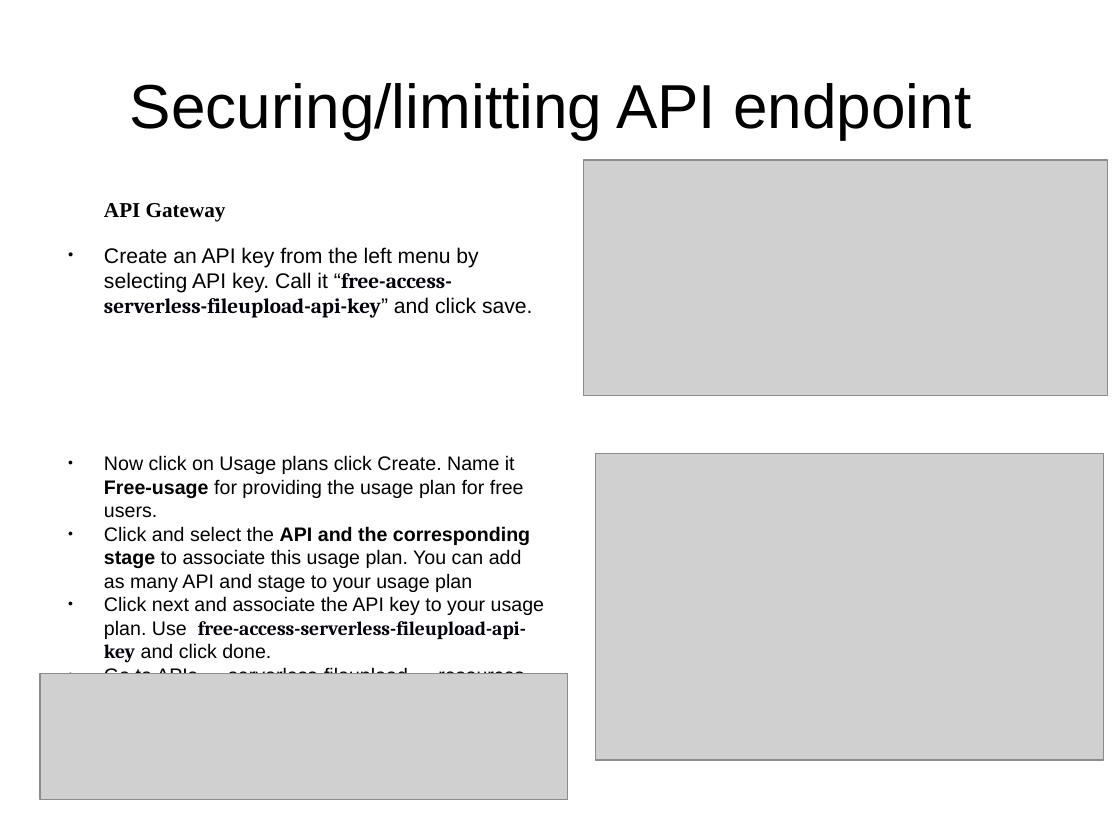
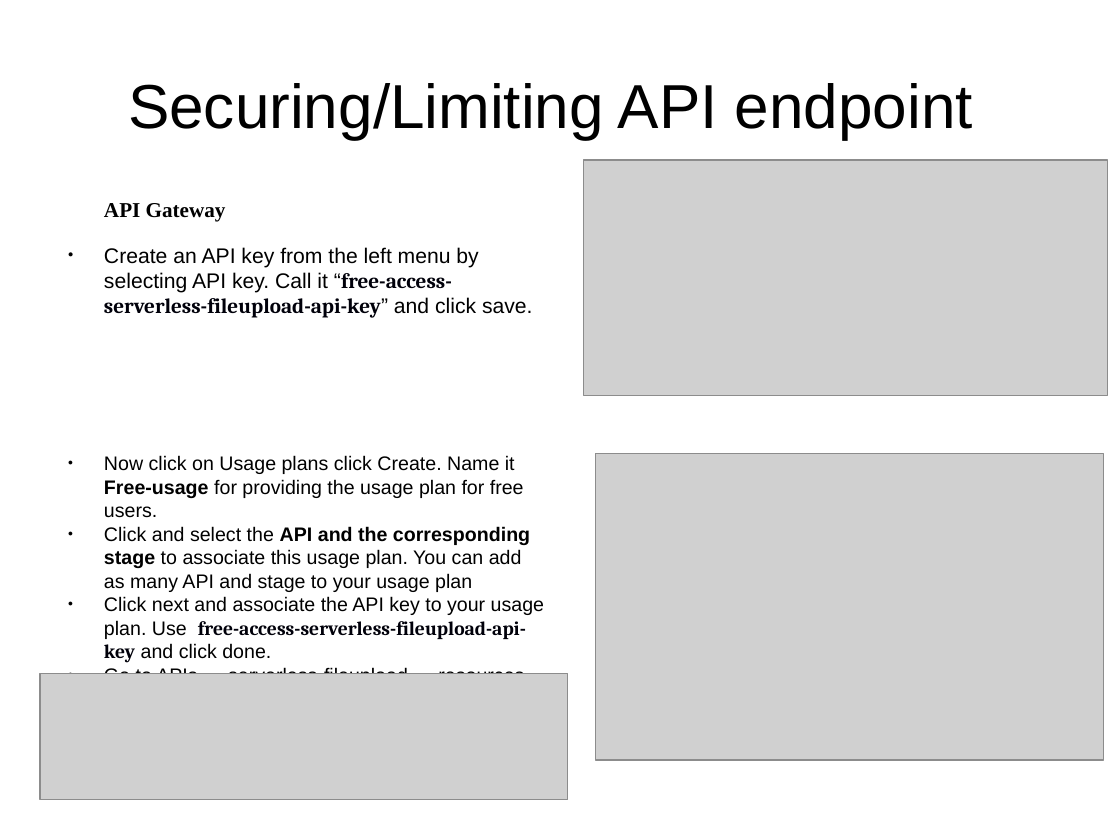
Before and after one commit to daghanacay/serverless-fileupload, a slide deck: slide 18 of documents/presentation.odp (slide 16 before the commit). Drawn at 1120x840 pixels with LibreOffice and Linux fonts; fonts in the diff are those of the drawing; grey boxes stand for pictures. Boxes give left, top, right and bottom in pixels: in the first picture for what was removed or moved away, otherwise in the second. Text is boxed around its words. In the diff, an @@ line names an element or a change of style, - is before the commit and + after.

Commit message:
updating presentation

```diff
--- a/documents/presentation.odp
+++ b/documents/presentation.odp
@@ title at (128, 83, 973, 139): text changed @@
-Securing/limitting API endpoint
+Securing/Limiting API endpoint
```
Also in this commit, not shown: 3 slides added.
